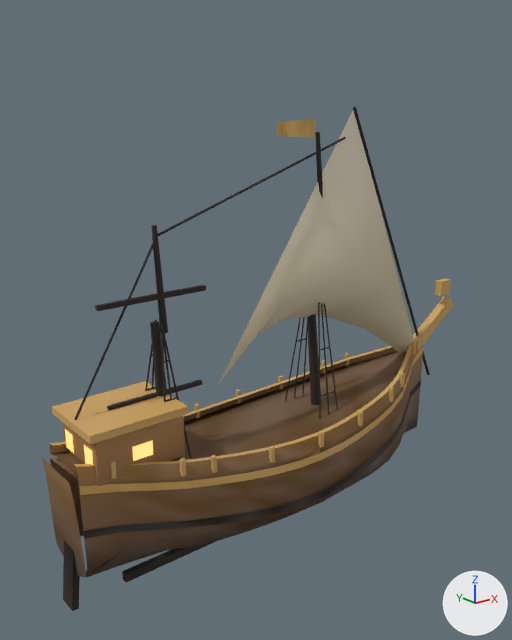
An edit to the glTF model public/pharosville/models/garden-hero-dhow.glb, drawn before and after from the same camera.
The view is the same before and after, from a camera (50 mm lens) standing at (-9.57, -11.67, 8.76) and looking at (0.31, 0.68, 3.82). The axes (+X, +Y, +Z) are drawn at lower right. The lights are the same throughout. The first picture is the older version. Where no turn or scale is listed for an object, it has been applied to the vertices. Vertices at exactly the same position are counted once.

Objects in the first picture: 'sail-hull', 'spar-hull', 'trim-hull', 'wood-hull' and 1 more.
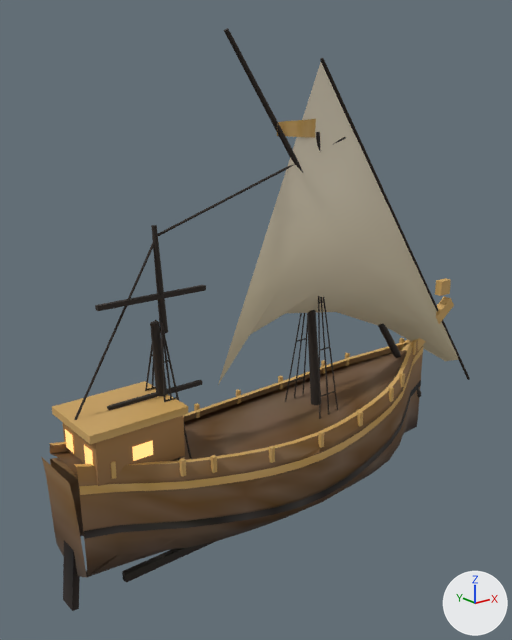
What differs and where, as boxes [x1, y1, x2, y2] in the pictures (512 x 640 px):
'sail-hull', reshaped (22% wider, 17% taller): before [218, 111, 414, 385]; after [218, 62, 458, 384]
'spar-hull', reshaped (11% wider, 22% taller): before [74, 107, 430, 461]; after [74, 28, 470, 461]
part 1 of me_mesh_2, added: after [320, 58, 470, 380]
part 2 of me_mesh_2, rebuilt (154% wider, 38% taller): before [353, 107, 430, 375]; after [224, 28, 421, 397]

Edits to the bpy script that builds the scene:
```text
Change me_mesh_2:
    used by ob_spar_hull; location = (0.0, 0.0, 0.0)
    remove me_mesh_2.from_pydata(...)  # 337 vertices, 560 faces; spans x -4.62..6.1, y -0.72..0.72, z 0.95..8.57
    add me_mesh_2.from_pydata(...)  # 349 vertices, 580 faces; spans x -4.62..8.09, y -0.72..0.72, z 0.57..10.02
    me_mesh_2 part 1: the loose piece of 10 vertices spanning x 1.48..1.52, y 0.09..0.72, z 0.95..5.34 is copied, and the copy is multiplied about its middle by the matrix ((2.023, 0.196, -1.456), (0.0, 2.478, 0.333), (1.469, -0.269, 2.005)), then moved by (3.3, -0.41, 1.93); it spans x 1.51..8.09, y -0.05..0.05, z 0.57..9.58
    me_mesh_2 part 2: the loose piece of 10 vertices spanning x 2.55..6.1, y -0.05..0.05, z 1.23..8.57 is rebuilt with 12 vertices and now spans x -1.0..5.75, y -0.11..0.09, z 0.65..10.02
Change me_mesh_3:
    used by ob_sail_hull; location = (0.0, 0.0, 0.0)
    remove me_mesh_3.from_pydata(...)  # 30 vertices, 40 faces; spans x -1.3..5.5, y -0.48..0.0, z 2.0..8.55
    add me_mesh_3.from_pydata(...)  # 30 vertices, 40 faces; spans x -1.3..7.5, y -0.48..0.0, z 1.35..9.55
    me_mesh_3 part 3: the whole mesh is multiplied about its middle by the matrix ((1.252, 0.0, -0.354), (0.0, 1.0, 0.0), (-0.07, 0.0, 1.221)), then moved by (-0.02, 0.0, 0.31)
```
